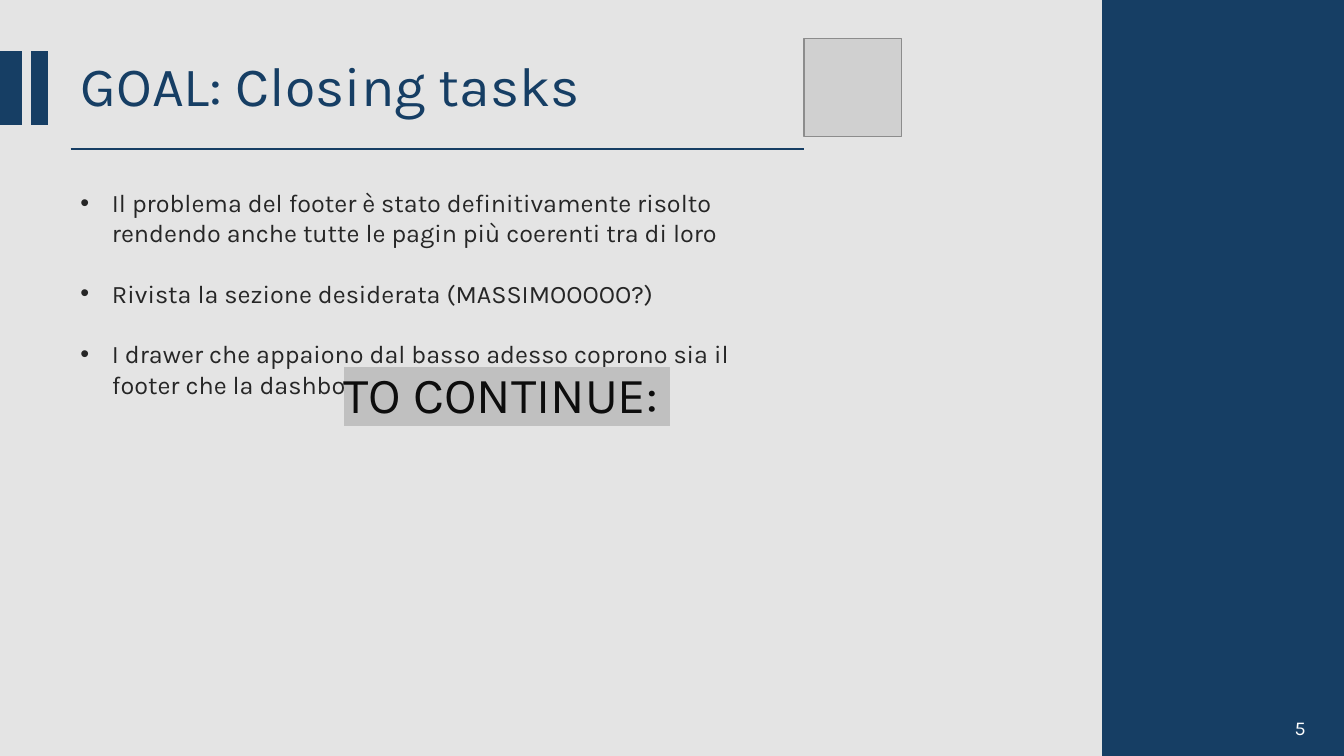
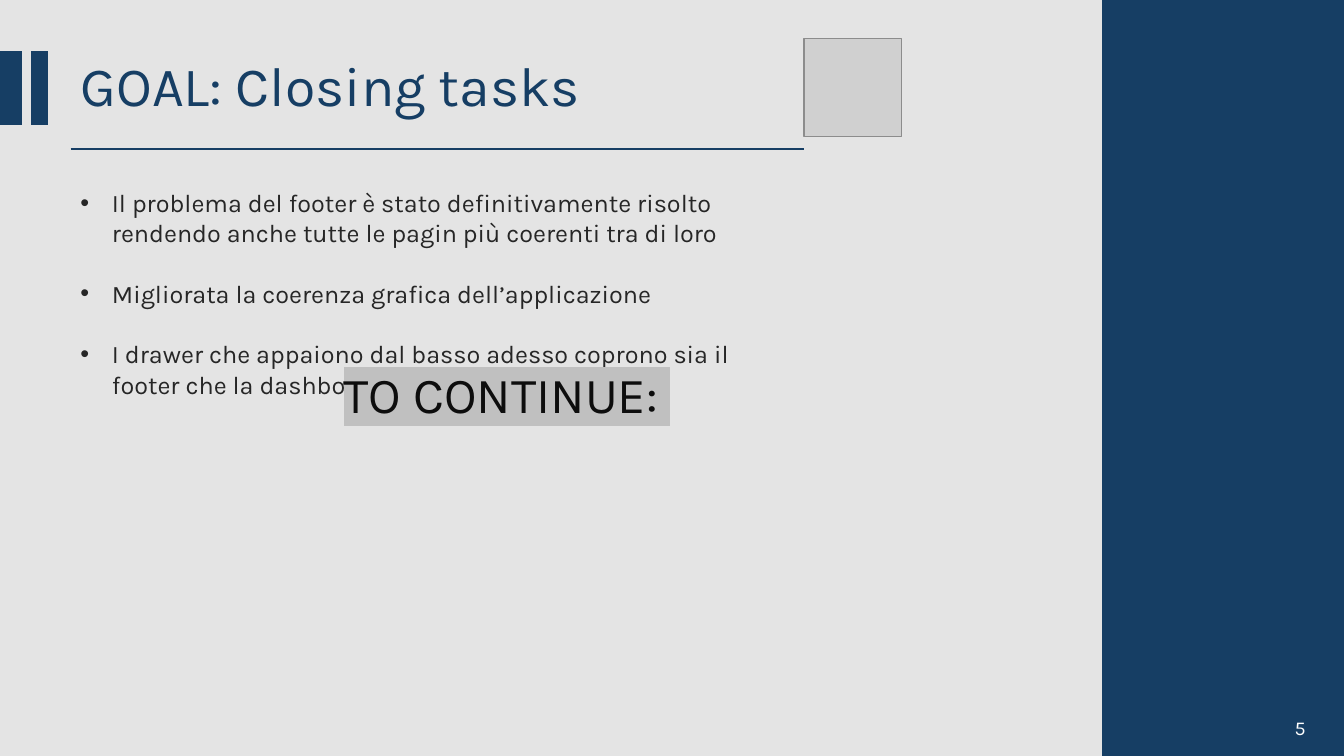
Before and after one commit to CSW-Teams/MS3-docs, a slide deck: slide 13 of ShiftsHappen/Sprint 1/CSW Sprint 1.pptm. Drawn at 1344x756 pixels with LibreOffice and Linux fonts; fonts in the diff are those of the drawing; grey boxes stand for pictures. Boxes give left, top, right and bottom in pixels: in the first picture for what was removed or moved away, otherwise in the second. Text is boxed around its words. In the diff, an @@ line names an element or a change of style, - is before the commit and + after.

```diff
--- a/ShiftsHappen/Sprint 1/CSW Sprint 1.pptm
+++ b/ShiftsHappen/Sprint 1/CSW Sprint 1.pptm
@@ text at <box>112,285,651,309</box>: text changed @@
-• Rivista la sezione desiderata (MASSIMOOOOO?)
+• Migliorata la coerenza grafica dell’applicazione
```
Also in this commit, not shown: 2 other slides changed.
